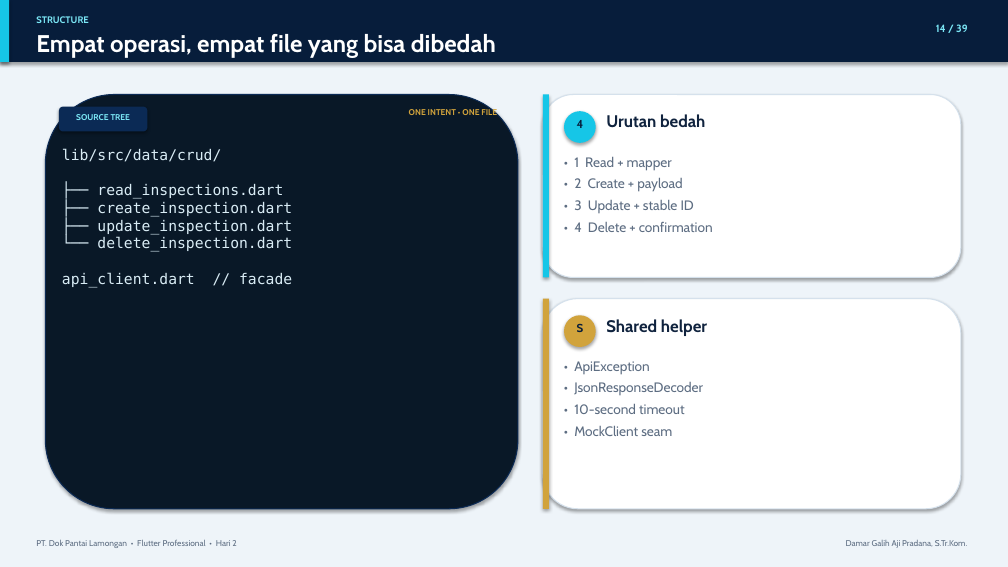
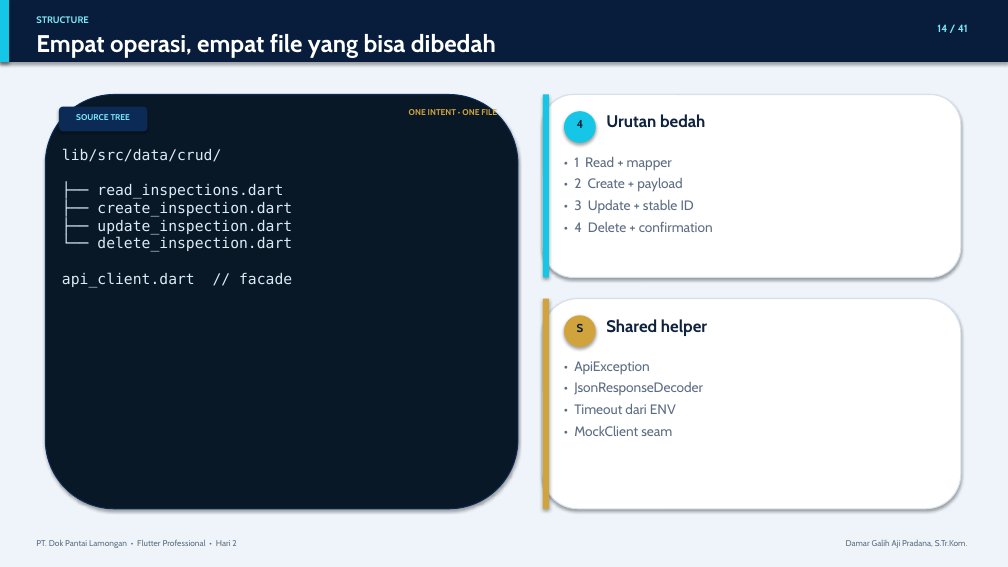
Before and after one commit to D4marp/Inspection-Flutter-DPL, a slide deck: slide 14 of Hari_2_Flutter_Professional.pptx. Drawn at 1008x567 pixels with LibreOffice and Linux fonts; fonts in the diff are those of the drawing. Boxes give left, top, right and bottom in pixels: in the first picture for what was removed or moved away, otherwise in the second. Text is boxed around its words. In the diff, an @@ line names an element or a change of style, - is before the commit and + after.

```diff
--- a/Hari_2_Flutter_Professional.pptx
+++ b/Hari_2_Flutter_Professional.pptx
@@ text at bbox=[937, 24, 968, 32]: text changed @@
-14 / 39
+14 / 41
@@ text at bbox=[574, 403, 676, 414]: text changed @@
-• 10-second timeout
+• Timeout dari ENV
```
Also in this commit, not shown: 38 other slides changed, 2 slides added, 20 other files.
